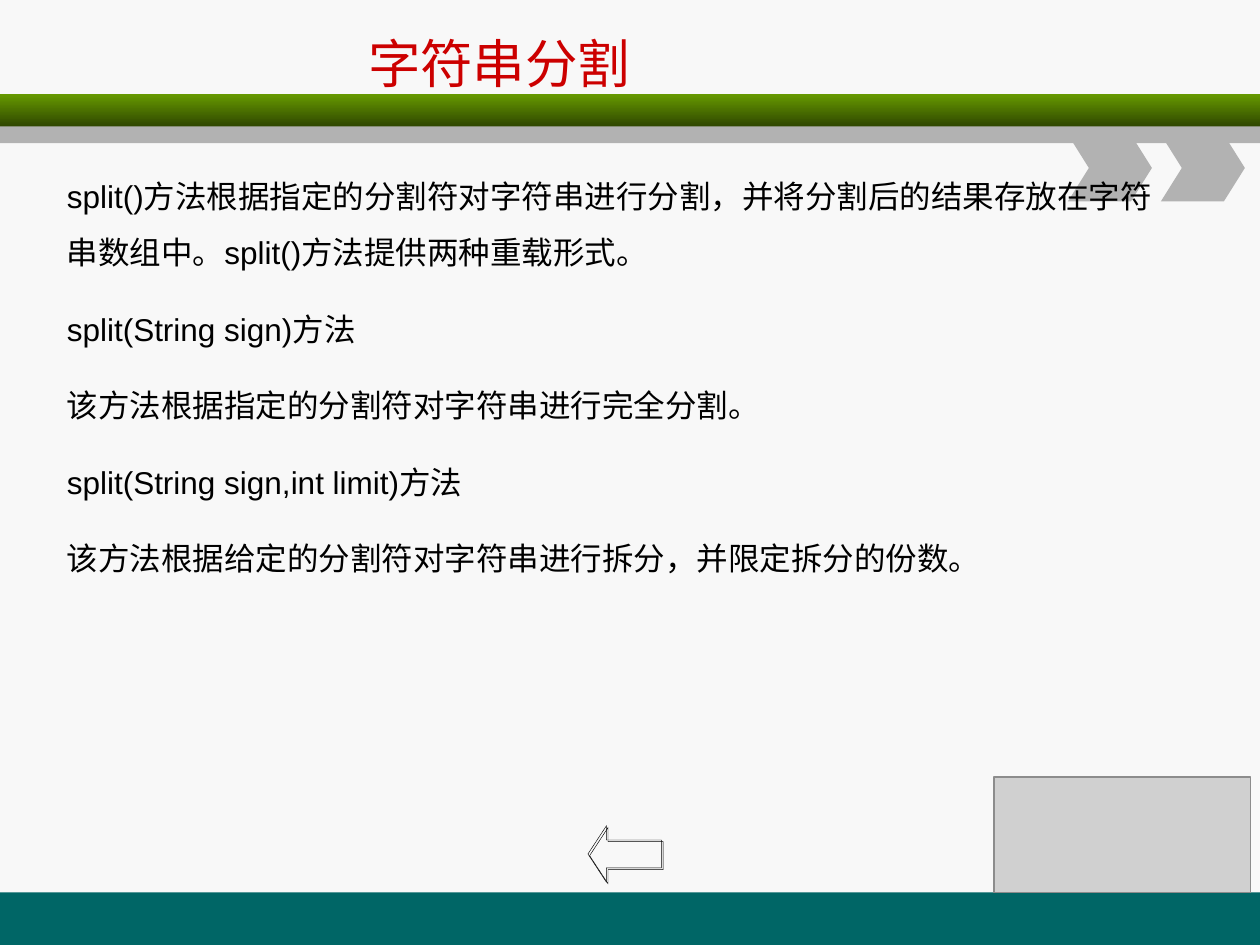
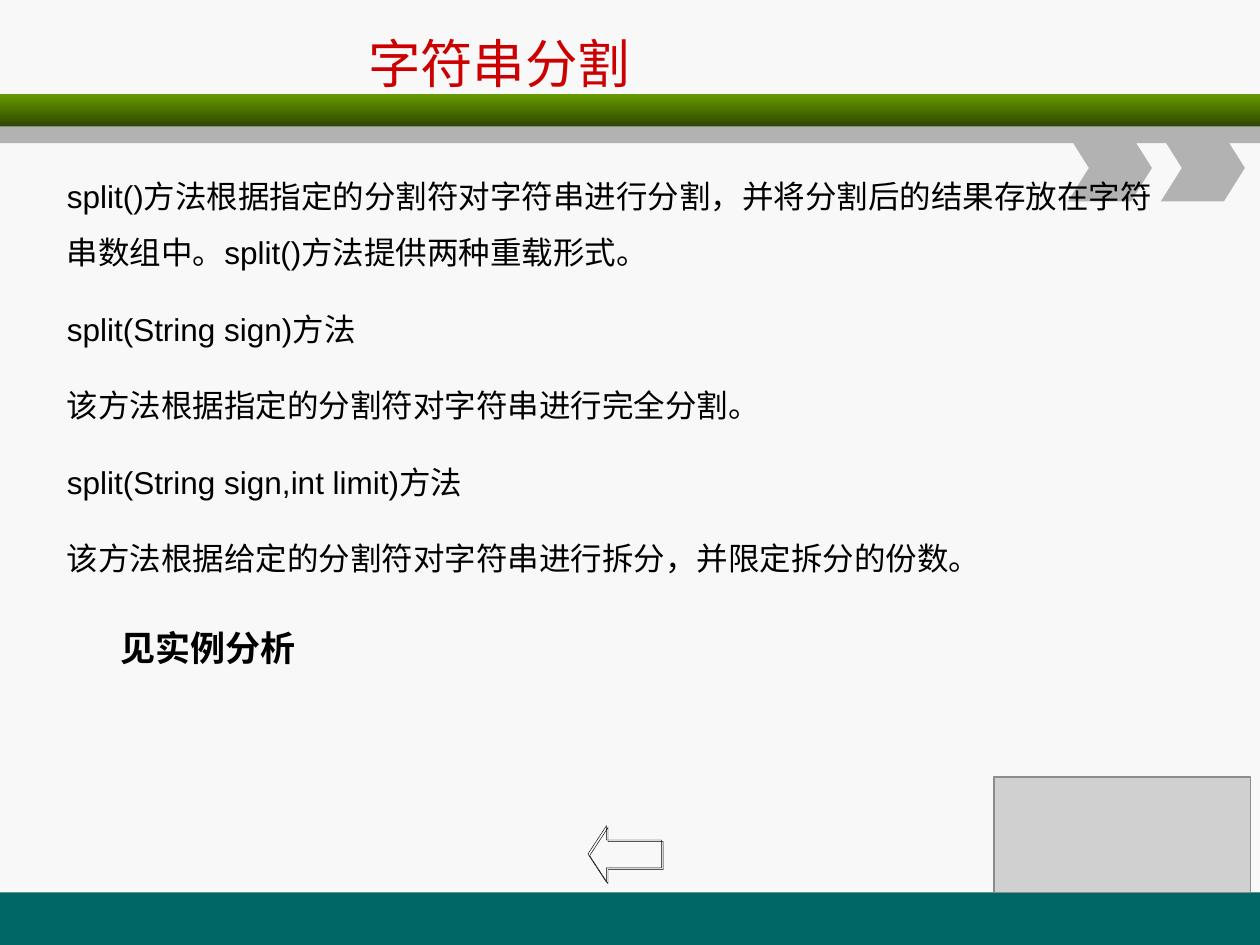
Before and after one commit to christwei/gitDoc, a slide deck: slide 68 of 课件/环宇/java编程基础/A2.ppt. Drawn at 1260x945 pixels with LibreOffice and Linux fonts; fonts in the diff are those of the drawing; grey boxes stand for pictures. Boxes give left, top, right and bottom in pixels: in the first picture for what was removed or moved away, otherwise in the second. Text is boxed around its words. In the diff, an @@ line names an element or a change of style, - is before the commit and + after.

```diff
--- a/课件/环宇/java编程基础/A2.ppt
+++ b/课件/环宇/java编程基础/A2.ppt
@@ text added at [121,631,296,664], 20 pt, text #000000, bold @@
+见实例分析
```
Also in this commit, not shown: 7 other slides changed, 11 other files.
